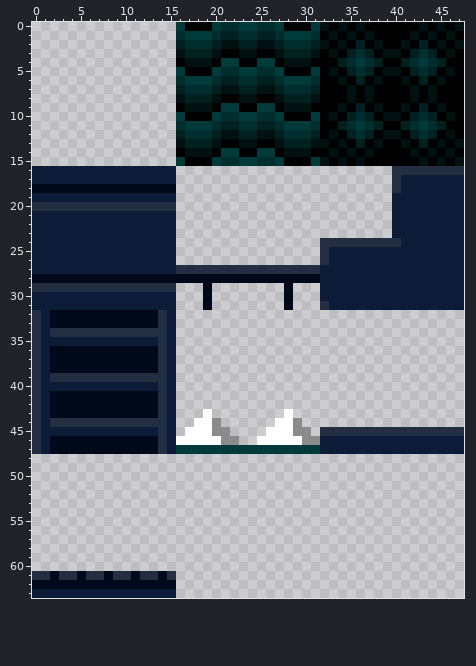
File history of a pixel-art sprite, assets/level/tiles.png. Above, as it was before the edit.
The file is 48x64 pixels.
The result:
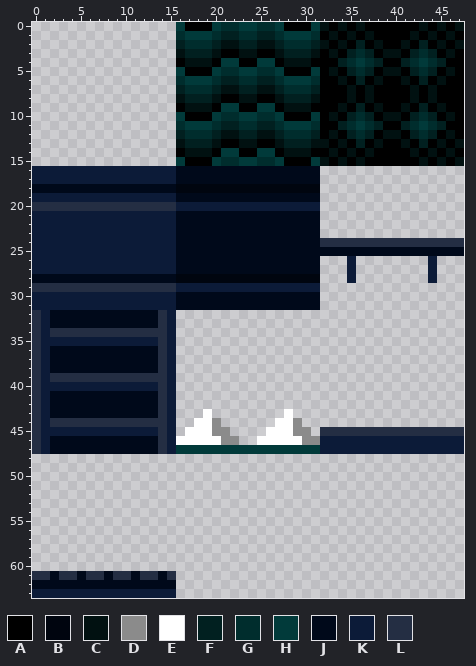
Palette (. is transparent): A #000000  B #00050f  C #011111  D #8b8b8b  E #ffffff  F #012020  G #002d2d  H #013a3a  J #00091a  K #0c1b38  L #242e43
Diff:
@@ x 0..47 @@
 15 ................HAAAHGGHHGGHAAAHCACACAAAAAACACAC
-16 KKKKKKKKKKKKKKKK........................LLLLLLLL
-17 KKKKKKKKKKKKKKKK........................LKKKKKKK
-18 JJJJJJJJJJJJJJJJ........................LKKKKKKK
-19 KKKKKKKKKKKKKKKK........................KKKKKKKK
-20 LLLLLLLLLLLLLLLL........................KKKKKKKK
-21 KKKKKKKKKKKKKKKK........................KKKKKKKK
-22 KKKKKKKKKKKKKKKK........................KKKKKKKK
-23 KKKKKKKKKKKKKKKK........................KKKKKKKK
-24 KKKKKKKKKKKKKKKK................LLLLLLLLLKKKKKKK
-25 KKKKKKKKKKKKKKKK................LKKKKKKKKKKKKKKK
-26 KKKKKKKKKKKKKKKK................LKKKKKKKKKKKKKKK
-27 KKKKKKKKKKKKKKKKLLLLLLLLLLLLLLLLKKKKKKKKKKKKKKKK
-28 JJJJJJJJJJJJJJJJJJJJJJJJJJJJJJJJKKKKKKKKKKKKKKKK
-29 LLLLLLLLLLLLLLLL...J........J...KKKKKKKKKKKKKKKK
-30 KKKKKKKKKKKKKKKK...J........J...KKKKKKKKKKKKKKKK
-31 KKKKKKKKKKKKKKKK...J........J...LKKKKKKKKKKKKKKK
+16 KKKKKKKKKKKKKKKKJJJJJJJJJJJJJJJJ................
+17 KKKKKKKKKKKKKKKKJJJJJJJJJJJJJJJJ................
+18 JJJJJJJJJJJJJJJJBBBBBBBBBBBBBBBB................
+19 KKKKKKKKKKKKKKKKJJJJJJJJJJJJJJJJ................
+20 LLLLLLLLLLLLLLLLKKKKKKKKKKKKKKKK................
+21 KKKKKKKKKKKKKKKKJJJJJJJJJJJJJJJJ................
+22 KKKKKKKKKKKKKKKKJJJJJJJJJJJJJJJJ................
+23 KKKKKKKKKKKKKKKKJJJJJJJJJJJJJJJJ................
+24 KKKKKKKKKKKKKKKKJJJJJJJJJJJJJJJJLLLLLLLLLLLLLLLL
+25 KKKKKKKKKKKKKKKKJJJJJJJJJJJJJJJJJJJJJJJJJJJJJJJJ
+26 KKKKKKKKKKKKKKKKJJJJJJJJJJJJJJJJ...K........K...
+27 KKKKKKKKKKKKKKKKJJJJJJJJJJJJJJJJ...K........K...
+28 JJJJJJJJJJJJJJJJBBBBBBBBBBBBBBBB...K........K...
+29 LLLLLLLLLLLLLLLLKKKKKKKKKKKKKKKK................
+30 KKKKKKKKKKKKKKKKJJJJJJJJJJJJJJJJ................
+31 KKKKKKKKKKKKKKKKJJJJJJJJJJJJJJJJ................
 32 LKJJJJJJJJJJJJLK................................
Boxes around the changes in both pictures, in picture pixels (x1, y1, x2, y2):
changed: (176, 166, 464, 310)
